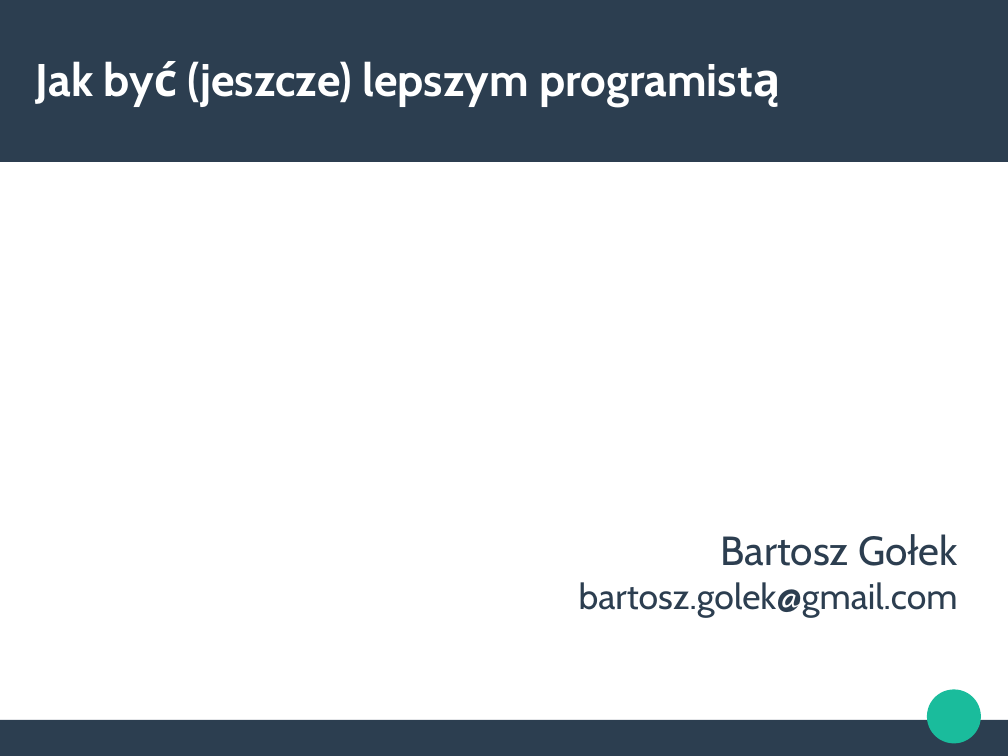
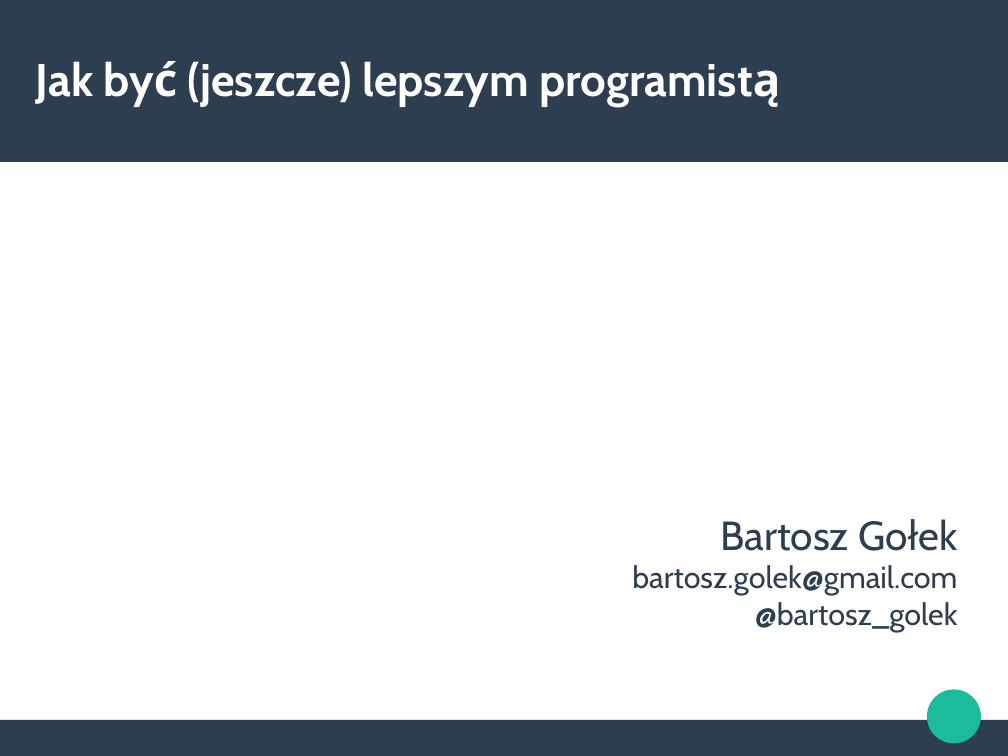
Before and after one commit to bartoszgolek/PHPers, a slide deck: slide 1 of Prezentacja PHPers.odp. Drawn at 1008x756 pixels with LibreOffice and Linux fonts; fonts in the diff are those of the drawing. Boxes give left, top, right and bottom in pixels: in the first picture for what was removed or moved away, otherwise in the second. Text is boxed around its words. In the diff, an @@ line names an element or a change of style, - is before the commit and + after.

```diff
--- a/Prezentacja PHPers.odp
+++ b/Prezentacja PHPers.odp
@@ subtitle at <box>632,565,957,595</box>: size 28 to 24 pt in "bartosz.golek@gmail.com" @@
@@ subtitle at <box>755,602,958,632</box>: paragraph added @@
+@bartosz_golek
```
Also in this commit, not shown: 1 slide removed.
